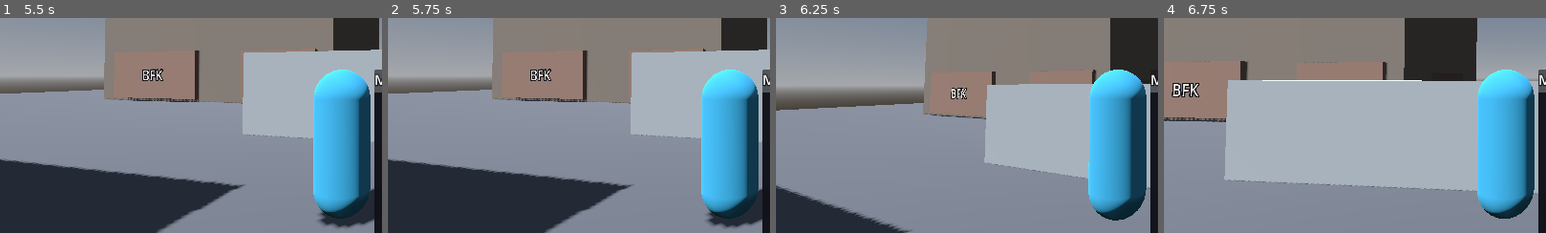
Above: before the commit, frames 1-4 (left to right).
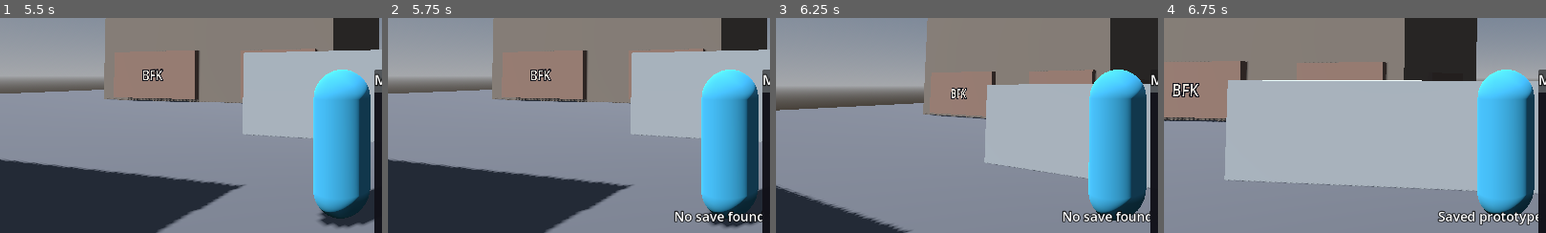
Above: after the commit, the same moments.

Repository: jakegibs617/game-toy-to-ledgend
Game: Godot game, scene res://Scenes/PrototypeDistrict.tscn
Same seed, same stepped clock (60 frames per second), same inputs: the game is played once before the commit and once after it.
Inputs (mouse positions are % of the whole screen's width and height, from its top left):
- Up to frame 1 (5.5 s): tap E (interact) every 0.75 s from 0.5 to 3.5 s; move the mouse to (55, 50) at 0.52 s; hold Shift (run) 0.53-1.28 s; hold 2 (graffiti_throwup) from 0.53 s (still down); tap Space (jump) at 0.77, 1.52, 3.02, 3.77, 4.52 s; move the mouse to (45, 50) at 1.27 s; tap C (cycle_color) at 1.35 s; tap Shift (run) at 1.55, 2.3, 3.05, 3.8, 4.35 s; move the mouse to (52, 48) at 2.02 s; hold 3 (graffiti_piece) 2.03-2.78 s; move the mouse to (49, 52) at 2.77 s; tap 1 (graffiti_tag) at 2.85 s; move the mouse to (57, 51) at 3.52 s; hold E (interact) 3.53-4.28 s; tap Tab (crew_menu) at 4.15 s; move the mouse to (42, 49) at 4.27 s; tap M (map) at 4.9 s; move the mouse to (51, 50) at 5.02 s; hold Shift (run) from 5.03 s (still down)
- Up to frame 2 (5.75 s): keep holding 2 (graffiti_throwup); keep holding Shift (run); tap F9 (quick_load, bound only after the commit) at 5.65 s
- Up to frame 3 (6.25 s): move the mouse to (46, 48) at 5.77 s; release 2 (graffiti_throwup) at 5.78 s; release Shift (run) at 5.78 s; hold D (move_right) from 5.78 s (still down); tap C (cycle_color) at 5.85 s; tap Space (jump) at 6.02 s; tap Shift (run) at 6.05 s
- Up to frame 4 (6.75 s): tap F5 (quick_save, bound only after the commit) at 6.4 s; move the mouse to (55, 50) at 6.52 s; release D (move_right) at 6.53 s; hold 2 (graffiti_throwup) from 6.53 s (still down); hold 3 (graffiti_piece) from 6.53 s (still down)
The pictures show only the part of the screen within x 1-51%, y 38-88%; the shares and areas given below are measured in that part.

Frame 1 is identical in both runs. In frame 2, 0.8% of the frame differs, in the area x 74-98%, y 89-96%; in frame 3, 0.8%; in frame 4, 1.0%, in the area x 71-98%, y 89-97%.

Commit message:
Add prototype save load

Diff:
--- a/Scripts/Crew/crew_manager.gd
+++ b/Scripts/Crew/crew_manager.gd
@@ -81,6 +81,20 @@
 			return true
 	return false
 
+func save_state() -> Dictionary:
+	var stages := {}
+	for member_id in members:
+		stages[member_id] = String(members[member_id].get("stage", "not_met"))
+	return {"stages": stages}
+
+func load_state(data: Dictionary) -> void:
+	var stages: Dictionary = data.get("stages", {})
+	for member_id in stages:
+		if members.has(member_id):
+			members[member_id]["stage"] = String(stages[member_id])
+			stage_changed.emit(String(member_id), String(stages[member_id]))
+	crew_changed.emit()
+
 ## One status line per member for the crew menu.
 func status_text(m: Dictionary) -> String:
 	match String(m["stage"]):
--- a/Scripts/Data/game_state.gd
+++ b/Scripts/Data/game_state.gd
@@ -37,6 +37,35 @@
 
 func _ready() -> void:
 	_setup_input_actions()
+
+func save_state() -> Dictionary:
+	return {
+		"alias": alias,
+		"alias_chosen": alias_chosen,
+		"reputation": reputation,
+		"rank": rank,
+		"paint": paint,
+		"selected_graffiti_type": selected_graffiti_type,
+		"unlocked_types": unlocked_types.duplicate(true),
+		"colors_unlocked": colors_unlocked,
+		"fill_color_index": fill_color_index,
+	}
+
+func load_state(data: Dictionary) -> void:
+	alias = String(data.get("alias", alias))
+	alias_chosen = bool(data.get("alias_chosen", alias_chosen))
+	reputation = int(data.get("reputation", reputation))
+	rank = String(data.get("rank", _rank_for(reputation)))
+	paint = int(data.get("paint", paint))
+	selected_graffiti_type = String(data.get("selected_graffiti_type", selected_graffiti_type))
+	unlocked_types = data.get("unlocked_types", unlocked_types).duplicate(true)
+	colors_unlocked = bool(data.get("colors_unlocked", colors_unlocked))
+	fill_color_index = clampi(int(data.get("fill_color_index", fill_color_index)), 0, FILL_COLORS.size() - 1)
+	reputation_changed.emit(reputation, 0)
+	rank_changed.emit(rank)
+	paint_changed.emit(paint)
+	graffiti_type_changed.emit(selected_graffiti_type)
+	fill_color_changed.emit(current_fill_color_name())
 
 func add_reputation(amount: int) -> void:
 	reputation += amount
@@ -105,6 +134,8 @@
 	_add_key_action("graffiti_throwup", KEY_2)
 	_add_key_action("graffiti_piece", KEY_3)
 	_add_key_action("cycle_color", KEY_C)
+	_add_key_action("quick_save", KEY_F5)
+	_add_key_action("quick_load", KEY_F9)
 	_add_key_action("crew_menu", KEY_TAB)
 	_add_key_action("map", KEY_M)
 	_add_key_action("toggle_mouse", KEY_ESCAPE)
--- a/Scripts/Missions/mission_manager.gd
+++ b/Scripts/Missions/mission_manager.gd
@@ -73,6 +73,34 @@
 	if chain_done or objective_index < 0 or objective_index >= objectives.size():
 		return {}
 	return objectives[objective_index]
+
+func save_state() -> Dictionary:
+	return {
+		"mission_index": mission_index,
+		"objective_index": objective_index,
+		"remembered": remembered.duplicate(true),
+		"chain_done": chain_done,
+		"began": _began,
+		"painted_objectives": _painted_objective_state(),
+	}
+
+func load_state(data: Dictionary) -> void:
+	mission_index = int(data.get("mission_index", mission_index))
+	objective_index = int(data.get("objective_index", objective_index))
+	remembered = data.get("remembered", {}).duplicate(true)
+	chain_done = bool(data.get("chain_done", chain_done))
+	_began = bool(data.get("began", _began))
+	_restore_painted_objectives(data.get("painted_objectives", {}))
+	var mission := current_mission()
+	var objective := current_objective()
+	if not mission.is_empty():
+		mission_started.emit(mission)
+	if not objective.is_empty():
+		objective_changed.emit(mission, objective)
+		if String(objective.get("type", "")) == "reach_wall":
+			_spawn_reach_zone(objective)
+	if chain_done:
+		chain_completed.emit()
 
 ## Zones and mission NPCs report the player here. Returns true if it
 ## advanced the active objective, so actors can fall back to idle lines.
@@ -232,6 +260,30 @@
 
 func _active_type() -> String:
 	return String(current_objective().get("type", ""))
+
+func _painted_objective_state() -> Dictionary:
+	var state := {}
+	for i in range(missions.size()):
+		var objectives: Array = missions[i].get("objectives", [])
+		for j in range(objectives.size()):
+			var obj: Dictionary = objectives[j]
+			if obj.has("_painted"):
+				state["%d:%d" % [i, j]] = obj["_painted"].duplicate(true)
+	return state
+
+func _restore_painted_objectives(state: Dictionary) -> void:
+	for key in state:
+		var parts := String(key).split(":")
+		if parts.size() != 2:
+			continue
+		var mi := int(parts[0])
+		var oi := int(parts[1])
+		if mi < 0 or mi >= missions.size():
+			continue
+		var objectives: Array = missions[mi].get("objectives", [])
+		if oi < 0 or oi >= objectives.size():
+			continue
+		objectives[oi]["_painted"] = state[key].duplicate(true)
 
 func _objective_actor_id(obj: Dictionary) -> String:
 	if obj.has("actorId"):
--- /dev/null
+++ b/Scripts/SaveSystem/save_manager.gd
@@ -0,0 +1,74 @@
+extends Node
+## Milestone 8 save/load. Persists the vertical slice's meaningful
+## runtime state to disk: player position, progression, walls, crew,
+## territory, and mission progress.
+
+signal save_event(message: String)
+
+const SAVE_PATH := "user://toy_to_legend_save.json"
+const SAVE_VERSION := 1
+
+var _player: Player
+
+func register_player(player: Player) -> void:
+	_player = player
+
+func has_save() -> bool:
+	return FileAccess.file_exists(SAVE_PATH)
+
+func quick_save() -> bool:
+	var data := {
+		"version": SAVE_VERSION,
+		"player": _player_state(),
+		"game": GameState.save_state(),
+		"walls": WallManager.save_state(),
+		"crew": CrewManager.save_state(),
+		"territory": TerritoryManager.save_state(),
+		"missions": MissionManager.save_state(),
+	}
+	var file := FileAccess.open(SAVE_PATH, FileAccess.WRITE)
+	if file == null:
+		save_event.emit("Save failed: couldn't write %s" % SAVE_PATH)
+		return false
+	file.store_string(JSON.stringify(data, "\t"))
+	save_event.emit("Saved prototype state. [F9] load")
+	return true
+
+func quick_load() -> bool:
+	var file := FileAccess.open(SAVE_PATH, FileAccess.READ)
+	if file == null:
+		save_event.emit("No save found yet. [F5] save")
+		return false
+	var parsed: Variant = JSON.parse_string(file.get_as_text())
+	if not (parsed is Dictionary):
+		save_event.emit("Load failed: save file is invalid.")
+		return false
+	var data: Dictionary = parsed
+	if int(data.get("version", 0)) > SAVE_VERSION:
+		save_event.emit("Load failed: save is from a newer prototype.")
+		return false
+	GameState.load_state(data.get("game", {}))
+	WallManager.load_state(data.get("walls", {}))
+	CrewManager.load_state(data.get("crew", {}))
+	TerritoryManager.load_state(data.get("territory", {}))
+	MissionManager.load_state(data.get("missions", {}))
+	_apply_player_state(data.get("player", {}))
+	save_event.emit("Loaded prototype state.")
+	return true
+
+func _player_state() -> Dictionary:
+	if _player == null:
+		return {}
+	return {
+		"position": [_player.global_position.x, _player.global_position.y, _player.global_position.z],
+		"rotation_y": _player.rotation.y,
+	}
+
+func _apply_player_state(data: Dictionary) -> void:
+	if _player == null or data.is_empty():
+		return
+	var pos: Array = data.get("position", [])
+	if pos.size() == 3:
+		_player.global_position = Vector3(pos[0], pos[1], pos[2])
+	_player.rotation.y = float(data.get("rotation_y", _player.rotation.y))
+	_player.velocity = Vector3.ZERO
--- a/Scripts/Territory/territory_manager.gd
+++ b/Scripts/Territory/territory_manager.gd
@@ -27,6 +27,19 @@
 
 func is_claimed(district_id: String) -> bool:
 	return bool(districts.get(district_id, {}).get("claimed", false))
+
+func save_state() -> Dictionary:
+	var claimed := {}
+	for district_id in districts:
+		claimed[district_id] = bool(districts[district_id].get("claimed", false))
+	return {"claimed": claimed}
+
+func load_state(data: Dictionary) -> void:
+	var claimed: Dictionary = data.get("claimed", {})
+	for district_id in claimed:
+		if districts.has(district_id):
+			districts[district_id]["claimed"] = bool(claimed[district_id])
+			territory_changed.emit(String(district_id))
 
 ## owner -> share of the district's total wall weight (0..1).
 func influence(district_id: String) -> Dictionary:
--- a/Scripts/UI/hud.gd
+++ b/Scripts/UI/hud.gd
@@ -79,6 +79,7 @@
 	MissionManager.mission_completed.connect(_on_mission_completed)
 	MissionManager.chain_completed.connect(_on_chain_completed)
 	MissionManager.mission_event.connect(_on_mission_event)
+	SaveManager.save_event.connect(_on_save_event)
 	CrewManager.crew_changed.connect(func() -> void: _refresh_crew_menu())
 	_refresh_stats()
 	_refresh_mission()
@@ -98,6 +99,15 @@
 		_map_panel.visible = not _map_panel.visible
 		if _map_panel.visible:
 			_crew_panel.visible = false
+	elif event.is_action_pressed("quick_save"):
+		SaveManager.quick_save()
+	elif event.is_action_pressed("quick_load"):
+		if SaveManager.quick_load():
+			_refresh_stats()
+			_refresh_mission()
+			_refresh_prompt()
+			_refresh_crew_menu()
+			_map_panel.queue_redraw()
 
 func _refresh_stats() -> void:
 	_rank_label.text = "Rank: %s" % GameState.rank
@@ -183,6 +193,9 @@
 func _on_mission_event(message: String) -> void:
 	_show_message(message, 5.0)
 
+func _on_save_event(message: String) -> void:
+	_show_message(message, 3.5)
+
 func _refresh_mission() -> void:
 	var mission := MissionManager.current_mission()
 	var objective := MissionManager.current_objective()
--- a/Scripts/Walls/paintable_wall.gd
+++ b/Scripts/Walls/paintable_wall.gd
@@ -40,9 +40,12 @@
 func display_name() -> String:
 	return String(def.get("name", def.get("wallId", "Wall")))
 
-func show_graffiti(graffiti: Dictionary) -> void:
+func clear_graffiti() -> void:
 	for child in _graffiti_anchor.get_children():
 		child.queue_free()
+
+func show_graffiti(graffiti: Dictionary) -> void:
+	clear_graffiti()
 	var label := Label3D.new()
 	label.text = String(graffiti.get("alias", "???"))
 	label.modulate = Color(String(graffiti.get("fillColor", "#ffffff")))
--- a/Scripts/Walls/wall_manager.gd
+++ b/Scripts/Walls/wall_manager.gd
@@ -138,6 +138,29 @@
 		wall_nodes[wall_id].show_cross_out(state["crossOut"])
 	wall_crossed_out.emit(wall_id)
 
+func save_state() -> Dictionary:
+	return {
+		"wall_states": wall_states.duplicate(true),
+		"next_graffiti_id": _next_graffiti_id,
+	}
+
+func load_state(data: Dictionary) -> void:
+	if data.has("wall_states"):
+		wall_states = data["wall_states"].duplicate(true)
+	if data.has("next_graffiti_id"):
+		_next_graffiti_id = int(data["next_graffiti_id"])
+	_refresh_wall_visuals()
+
+func _refresh_wall_visuals() -> void:
+	for wall_id in wall_nodes:
+		var wall: PaintableWall = wall_nodes[wall_id]
+		var state: Dictionary = wall_states.get(wall_id, {})
+		wall.clear_graffiti()
+		if state.get("currentGraffiti") != null:
+			wall.show_graffiti(state["currentGraffiti"])
+		if state.has("crossOut"):
+			wall.show_cross_out(state["crossOut"])
+
 ## Plan.md section 11: base value scaled by visibility and risk multipliers.
 func _reputation_for(style: Dictionary, def: Dictionary) -> int:
 	var base := float(style.get("baseValue", 10))
--- a/Scripts/district.gd
+++ b/Scripts/district.gd
@@ -17,6 +17,7 @@
 	var player := Player.new()
 	player.position = PLAYER_SPAWN
 	add_child(player)
+	SaveManager.register_player(player)
 	var hud := Hud.new()
 	add_child(hud)
 	hud.bind_player(player)
@@ -185,5 +186,30 @@
 		assert(result["ok"])
 	assert(MissionManager.chain_done)
 	print("SMOKE: mission chain complete")
+
+	# Milestone 8: save to disk, mutate important runtime state, then
+	# load and prove the saved wall/progression/player state comes back.
+	var player := get_node("Player") as Player
+	var saved_rep := GameState.reputation
+	var saved_paint := GameState.paint
+	var saved_rank := GameState.rank
+	var saved_wall_state: Dictionary = WallManager.wall_states[first_id].duplicate(true)
+	var saved_position := player.global_position
+	assert(SaveManager.quick_save())
+	GameState.reputation = 1
+	GameState.paint = 1
+	GameState.rank = "Toy"
+	player.global_position = Vector3(22, 0.5, 22)
+	WallManager.apply_rival_graffiti(first_id, RivalManager.crews["ghost_line"], "tag")
+	assert(WallManager.wall_states[first_id]["ownerCrewId"] == "ghost_line")
+	assert(SaveManager.quick_load())
+	assert(GameState.reputation == saved_rep)
+	assert(GameState.paint == saved_paint)
+	assert(GameState.rank == saved_rank)
+	assert(player.global_position == saved_position)
+	assert(WallManager.wall_states[first_id]["ownerCrewId"] == saved_wall_state["ownerCrewId"])
+	assert(WallManager.wall_states[first_id]["state"] == saved_wall_state["state"])
+	assert(WallManager.wall_states[first_id]["currentGraffiti"]["graffitiId"] == saved_wall_state["currentGraffiti"]["graffitiId"])
+	print("SMOKE: save/load restored wall, player, and progression state")
 	print("SMOKE: OK")
 	get_tree().quit()
--- a/project.godot
+++ b/project.godot
@@ -16,6 +16,7 @@
 CrewManager="*res://Scripts/Crew/crew_manager.gd"
 TerritoryManager="*res://Scripts/Territory/territory_manager.gd"
 MissionManager="*res://Scripts/Missions/mission_manager.gd"
+SaveManager="*res://Scripts/SaveSystem/save_manager.gd"
 
 [display]
 
Not shown, changed: CHANGELOG.md
Not shown, changed: README.md
